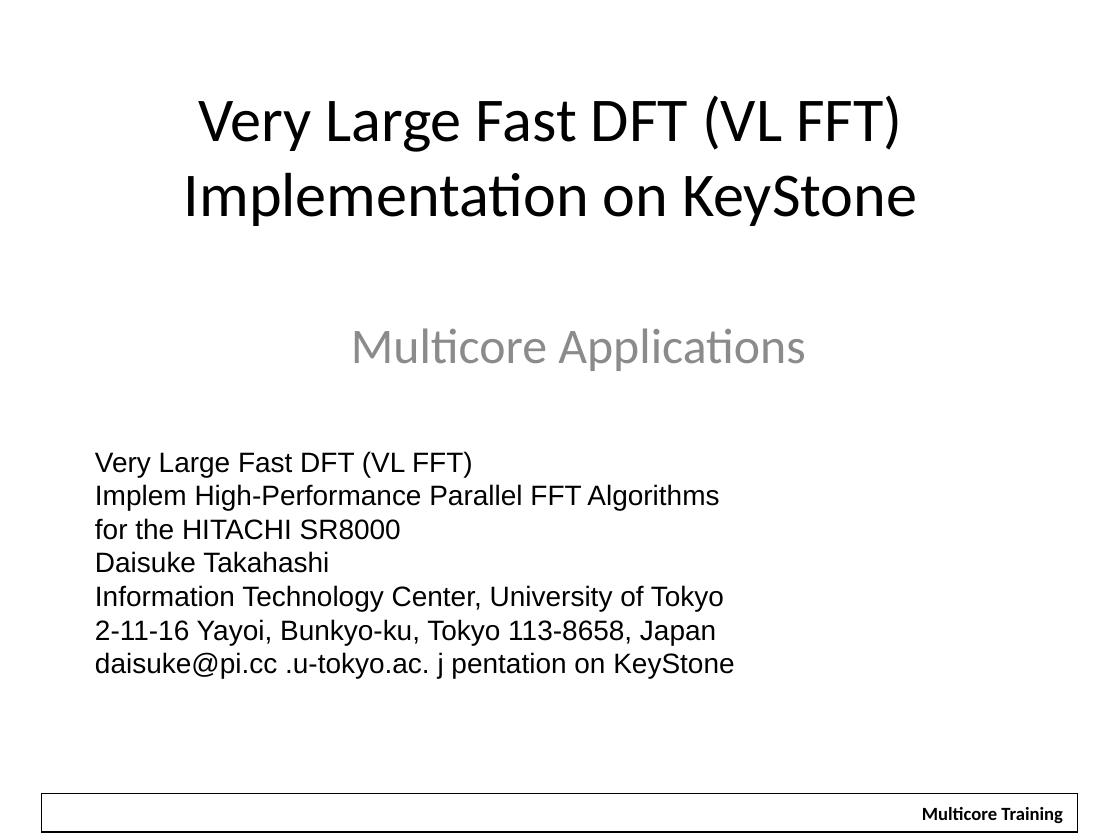
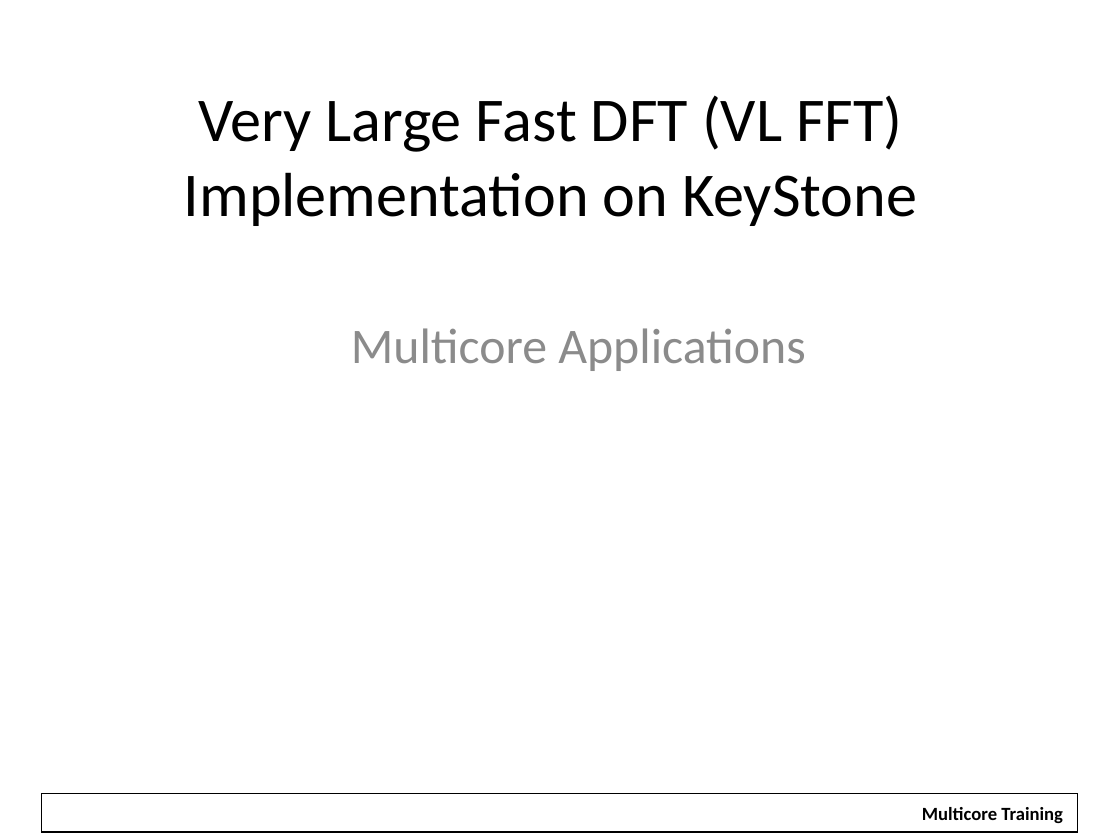
Before and after one commit to hari1989/keystone-workshop, a slide deck: slide 1 of slides/VLFFT Overview.pptx. Drawn at 1120x840 pixels with LibreOffice and Linux fonts; fonts in the diff are those of the drawing; background and template pictures are left out. Boxes give left, top, right and bottom in pixels: in the first picture for what was removed or moved away, otherwise in the second. Text is boxed around its words. In the diff, an @@ line names an element or a change of style, - is before the commit and + after.

```diff
--- a/slides/VLFFT Overview.pptx
+++ b/slides/VLFFT Overview.pptx
@@ text removed at bbox=[95, 451, 734, 678] @@
-Very Large Fast DFT (VL FFT)
-Implem High-Performance Parallel FFT Algorithms
-for the HITACHI SR8000
-Daisuke Takahashi
-Information Technology Center, University of Tokyo
-2-11-16 Yayoi, Bunkyo-ku, Tokyo 113-8658, Japan
-daisuke@pi.cc .u-tokyo.ac. j pentation on KeyStone
```
Also in this commit, not shown: 4 other slides changed, 3 other files.
